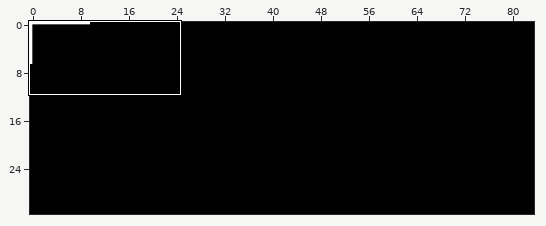
Tiled map -- tiled/overworld.tmx. The picture above shows the old version from afar; the outline marks the close-up.
Close-up. As it was:
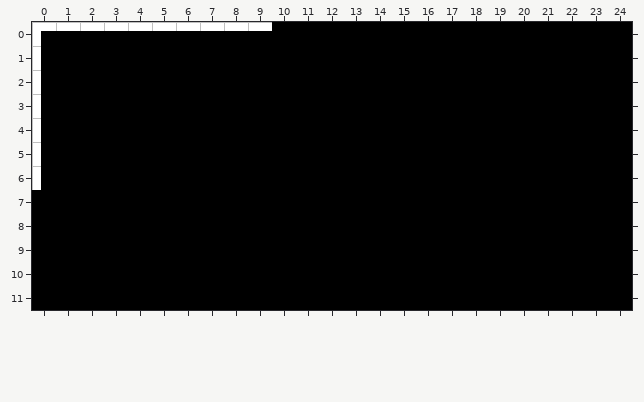
Cells are 16x16 px. Shown: x 0..24, y 0..11. The commit also changed other parts of the map, which this record leaves out.
New version:
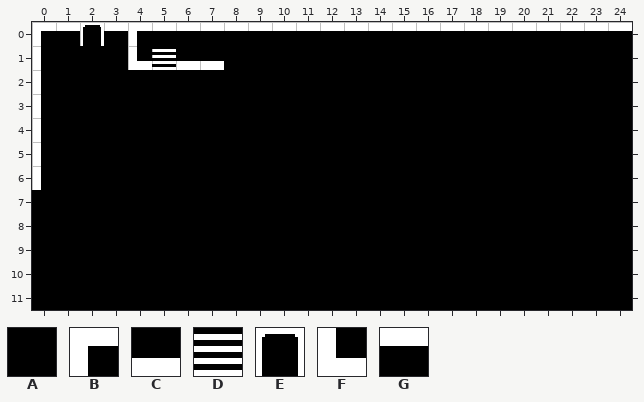
Key: from "overworld": A 0, B 1, C 3, D 5, E 7, F 8, G 11.
_ is an empty cell.
The edit:
Layer "Tile Layer 1":
y 0: x 2 G -> E; x 4 G -> B; x 10..24 AAAAAAAAAAAAAAA -> GGGGGGGGGGGGGGG
y 1: x 4..7 AAAA -> FDCC
